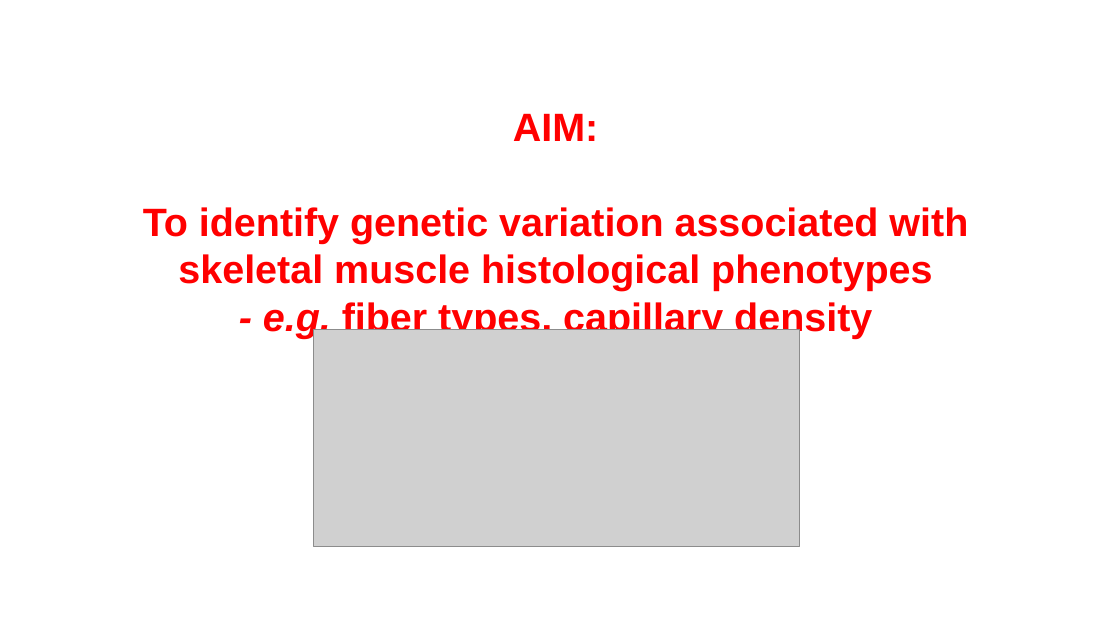
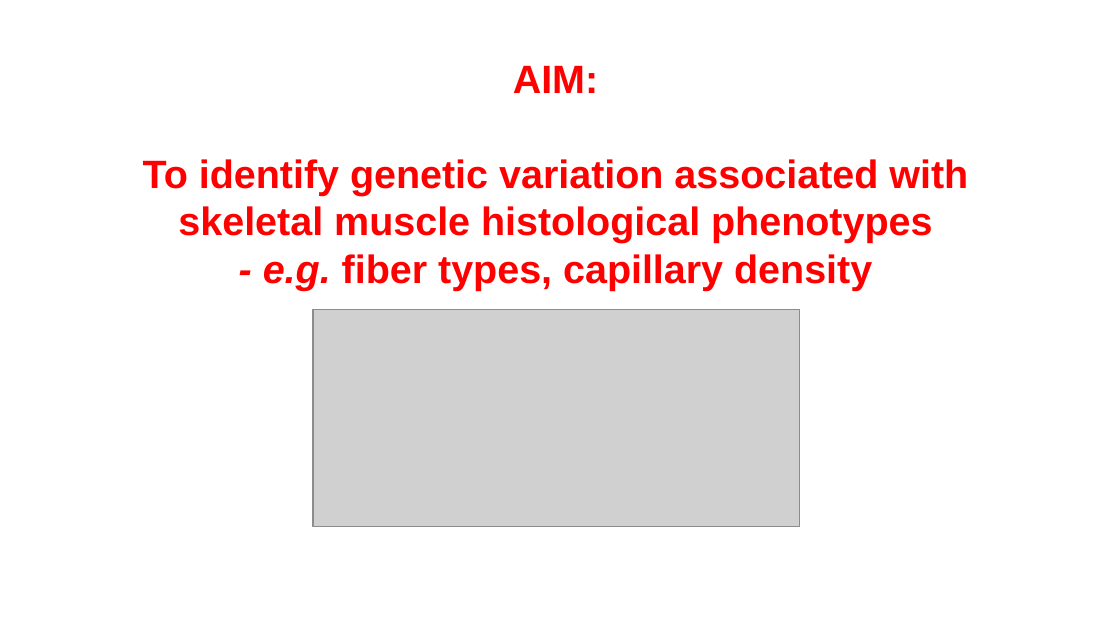
Before and after one commit to NikolayOskolkov/GWAS, a slide deck: slide 6 of slides/Day2/GWAS.pptx. Drawn at 1120x630 pixels with LibreOffice and Linux fonts; fonts in the diff are those of the drawing; grey boxes stand for pictures. Boxes give left, top, right and bottom in pixels: in the first picture for what was removed or moved away, otherwise in the second. Text is boxed around its words. In the diff, an @@ line names an element or a change of style, - is before the commit and + after.

```diff
--- a/slides/Day2/GWAS.pptx
+++ b/slides/Day2/GWAS.pptx
@@ text "AIM:" moved from (x1=143, y1=113, x2=968, y2=338) to (x1=143, y1=65, x2=968, y2=290) @@
@@ picture moved from (x1=313, y1=330, x2=800, y2=547) to (x1=313, y1=310, x2=800, y2=526) @@
```
Also in this commit, not shown: 4 other slides changed, 2 other files.
